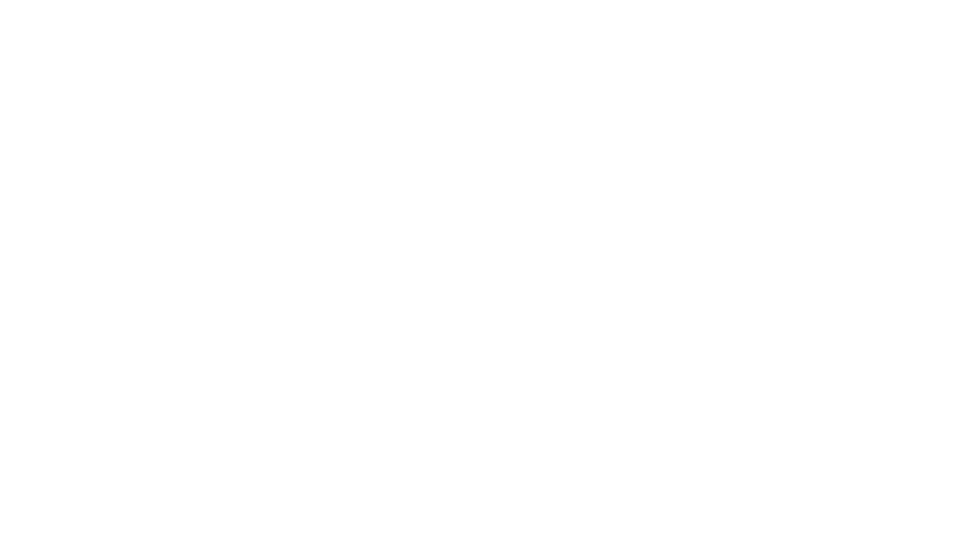
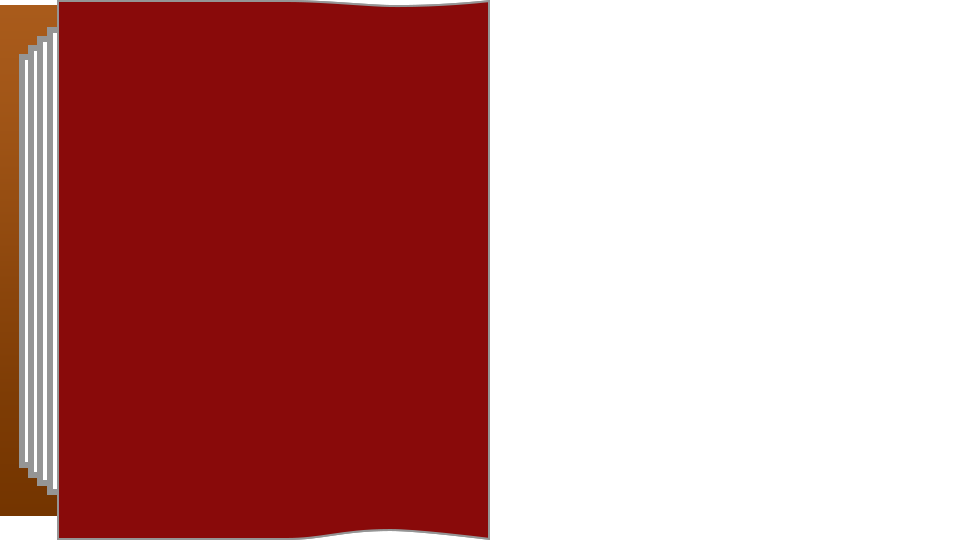
Layer changes from the first 980x540 image to the second:
added layer "Rectangle 6 copy" above "Rectangle 6" over [57, 0, 490, 540]
painted on "Rectangle 6", masked it over [57, 0, 490, 540]
painted on "Rectangle 5", masked it over [47, 27, 96, 495]
painted on "Rectangle 4", masked it over [37, 36, 98, 486]
painted on "Rectangle 3", masked it over [28, 45, 69, 478]
painted on "Rectangle 2", masked it over [19, 54, 59, 468]
painted on "Rectangle 1", masked it over [0, 5, 490, 516]
